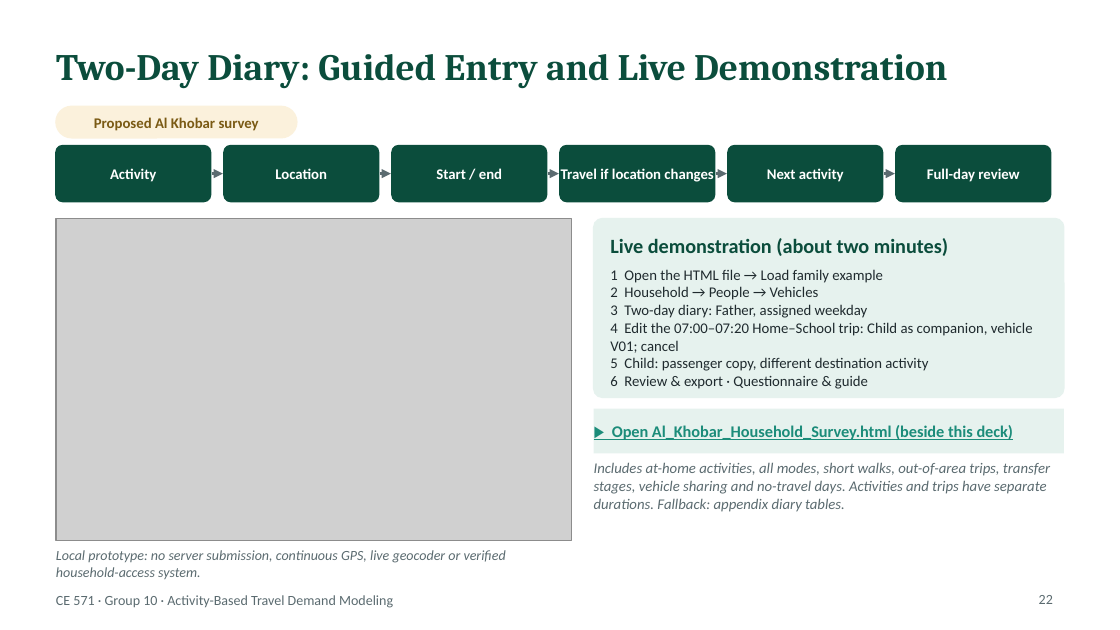
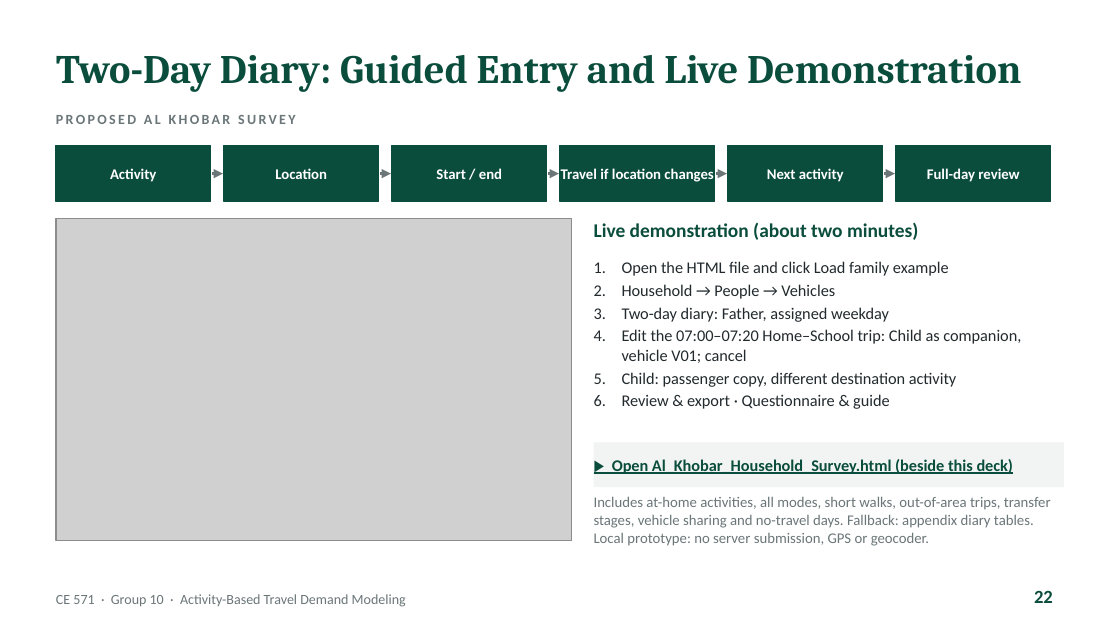
Before and after one commit to abdelmohdi/Claude, a slide deck: slide 22 of CE571_Group10_ABM_Presentation/CE571_Group10_Activity_Based_Travel_Demand_Modeling.pptx. Drawn at 1120x630 pixels with LibreOffice and Linux fonts; fonts in the diff are those of the drawing; grey boxes stand for pictures. Boxes give left, top, right and bottom in pixels: in the first picture for what was removed or moved away, otherwise in the second. Text is boxed around its words. In the diff, an @@ line names an element or a change of style, - is before the commit and + after.

```diff
--- a/CE571_Group10_ABM_Presentation/CE571_Group10_Activity_Based_Travel_Demand_Modeling.pptx
+++ b/CE571_Group10_ABM_Presentation/CE571_Group10_Activity_Based_Travel_Demand_Modeling.pptx
@@ title "Two-Day Diary: Guided Entry and ..." at <box>56,55,1021,92</box>: size 24 to 26 pt @@
@@ text at <box>56,115,296,124</box>: text changed; size 9.5 to 9 pt; text colour #7A5A14 to #6B7679 @@
-Proposed Al Khobar survey
+PROPOSED AL KHOBAR SURVEY
@@ rounded rectangle removed at <box>56,106,297,138</box> @@
@@ rounded rectangle to rectangle in 6 elements at <box>56,146,211,202</box>, <box>224,146,379,202</box>, <box>392,146,547,202</box>, <box>560,146,715,202</box>, <box>728,146,883,202</box>, <box>896,146,1051,202</box> @@
@@ arrow (212, 174) - (223, 174): stroke #5B6B70 1.5 pt to #6B7679 1.5 pt @@
@@ arrow (380, 174) - (391, 174): stroke #5B6B70 1.5 pt to #6B7679 1.5 pt @@
@@ arrow (548, 174) - (559, 174): stroke #5B6B70 1.5 pt to #6B7679 1.5 pt @@
@@ arrow (716, 174) - (727, 174): stroke #5B6B70 1.5 pt to #6B7679 1.5 pt @@
@@ arrow (884, 174) - (895, 174): stroke #5B6B70 1.5 pt to #6B7679 1.5 pt @@
@@ text "Live demonstration (about two minutes)": place and size @@
-text "Live demonstration (about two minutes)" at <box>610,238,948,256</box>
+text "Live demonstration (about two minutes)" at <box>594,222,918,240</box>
@@ text "Live demonstration (about two minutes)" at <box>594,222,918,240</box>: size 13 to 12.5 pt; vertical alignment middle to top @@
@@ rounded rectangle removed at <box>594,218,1064,398</box> @@
@@ text at <box>622,261,1021,409</box>: text changed; size 9.5 to 10.5 pt; text colour #1F2A2E to #222A2E @@
-1 Open the HTML file → Load family example
-2 Household → People → Vehicles
-3 Two-day diary: Father, assigned weekday
-4 Edit the 07:00–07:20 Home–School trip: Child as companion, vehicle V01; cancel
-5 Child: passenger copy, different destination activity
-6 Review & export · Questionnaire & guide
+1. Open the HTML file and click Load family example
+2. Household → People → Vehicles
+3. Two-day diary: Father, assigned weekday
+4. Edit the 07:00–07:20 Home–School trip: Child as companion, vehicle V01; cancel
+5. Child: passenger copy, different destination activity
+6. Review & export · Questionnaire & guide
@@ rectangle "▶ Open Al_Khobar_Household_Survey.html (beside this ...": place and size @@
-rectangle "▶ Open Al_Khobar_Household_Survey.html (beside this ..." at <box>594,409,1064,454</box>
+rectangle "▶ Open Al_Khobar_Household_Survey.html (beside this ..." at <box>594,442,1064,487</box>
@@ rectangle "▶ Open Al_Khobar_Household_Survey.html (beside this ..." at <box>594,442,1064,487</box>: text colour #1C8C7A to #0B4D3C; fill #E6F2EE to #F1F4F2 @@
@@ text at <box>594,497,1051,546</box>: text changed; text colour #5B6B70 to #6B7679; italic off @@
-Includes at-home activities, all modes, short walks, out-of-area trips, transfer stages, vehicle sharing and no-travel days. Activities and trips have separate durations. Fallback: appendix diary tables.
+Includes at-home activities, all modes, short walks, out-of-area trips, transfer stages, vehicle sharing and no-travel days. Fallback: appendix diary tables. Local prototype: no server submission, GPS or geocoder.
@@ text removed at <box>56,550,506,579</box> @@
-Local prototype: no server submission, continuous GPS, live geocoder or verified household-access system.
@@ text "CE 571 · Group 10 ..." at <box>56,594,406,607</box>: text colour #5B6B70 to #6B7679 @@
@@ page number at <box>1034,591,1053,603</box>: size 9 to 12 pt, text colour #5B6B70 to #0B4D3C, bold on @@
```
Also in this commit, not shown: 52 other slides changed, 1 slide added, 1 other file.
